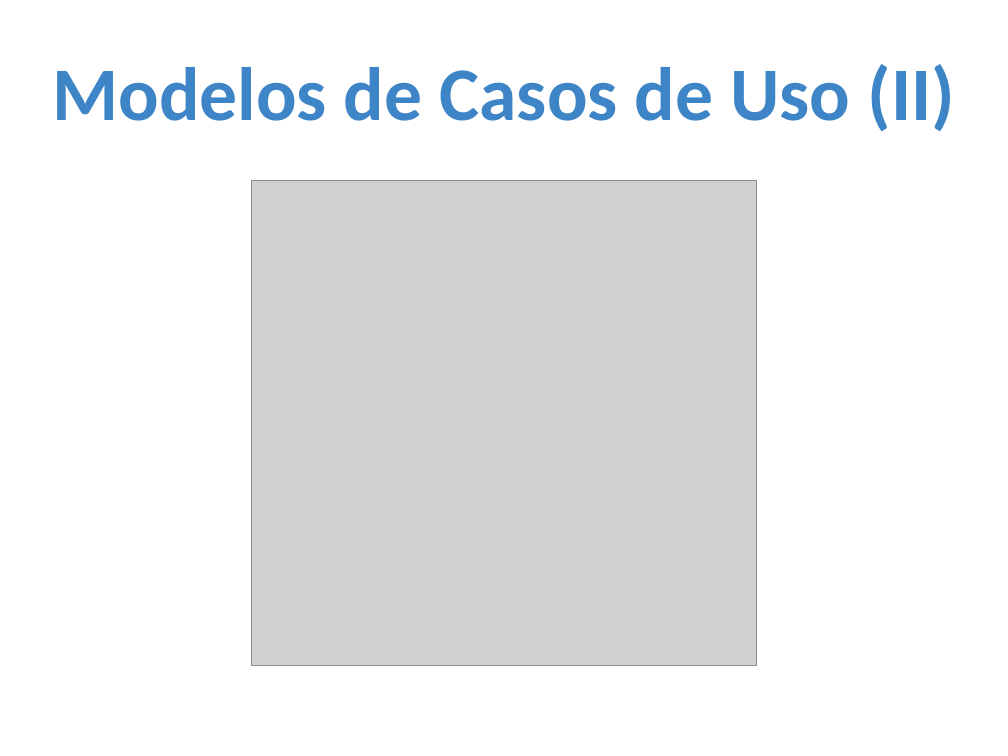
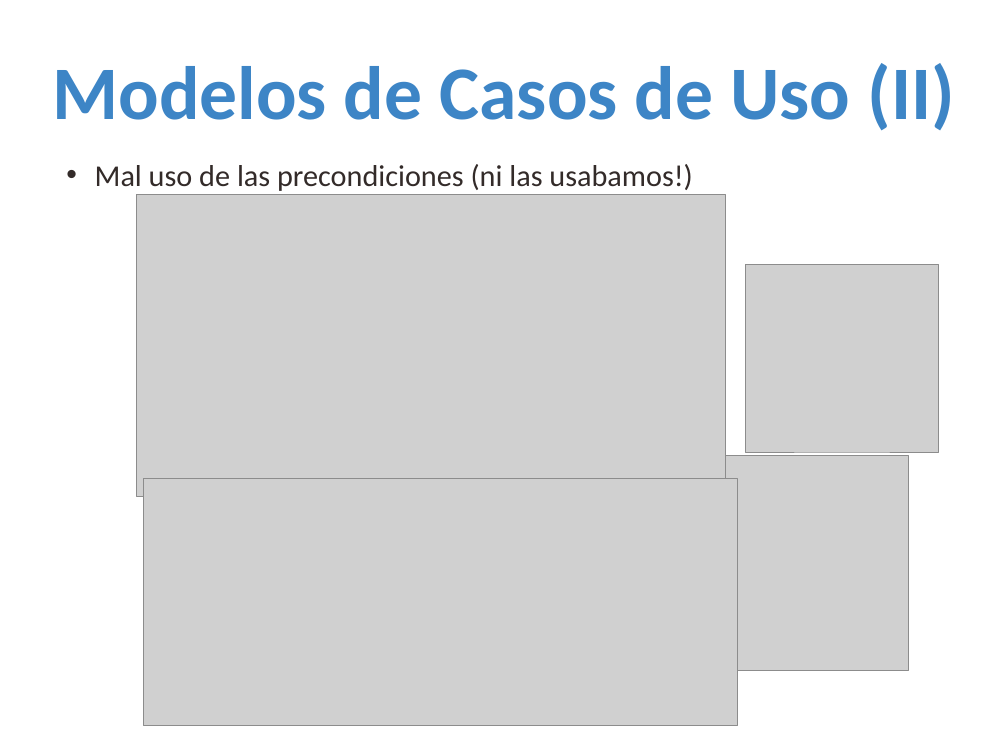
Before and after one commit to hernanfiuba24/analisis-de-la-info, a slide deck: slide 12 of Todo Mundo transportes/Presentacion_TODOMUNDO (8).ppt. Drawn at 1008x756 pixels with LibreOffice and Linux fonts; fonts in the diff are those of the drawing; grey boxes stand for pictures; background and template pictures are left out. Boxes give left, top, right and bottom in pixels: in the first picture for what was removed or moved away, otherwise in the second. Text is boxed around its words. In the diff, an @@ line names an element or a change of style, - is before the commit and + after.

Commit message:
Modificaciones en las diapo de casos de uso

```diff
--- a/Todo Mundo transportes/Presentacion_TODOMUNDO (8).ppt
+++ b/Todo Mundo transportes/Presentacion_TODOMUNDO (8).ppt
@@ text added at bbox=[95, 164, 692, 191], 24 pt, text #332B29 @@
+• Mal uso de las precondiciones (ni las usabamos!)
@@ picture: place and size @@
-picture at bbox=[251, 181, 757, 666]
+picture at bbox=[137, 195, 726, 497]
@@ picture added at bbox=[745, 265, 939, 453] @@
@@ picture added at bbox=[143, 478, 738, 726] @@
@@ picture added at bbox=[702, 456, 908, 671] @@
```
Also in this commit, not shown: 2 other slides changed, 2 slides removed.
